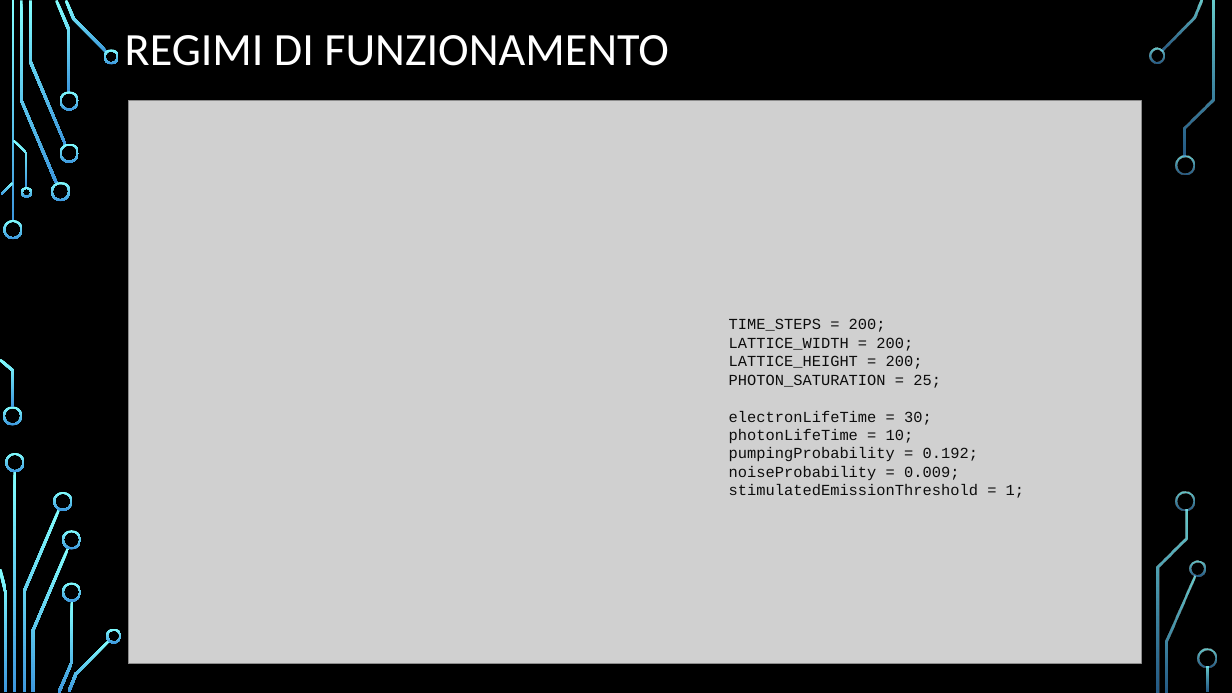
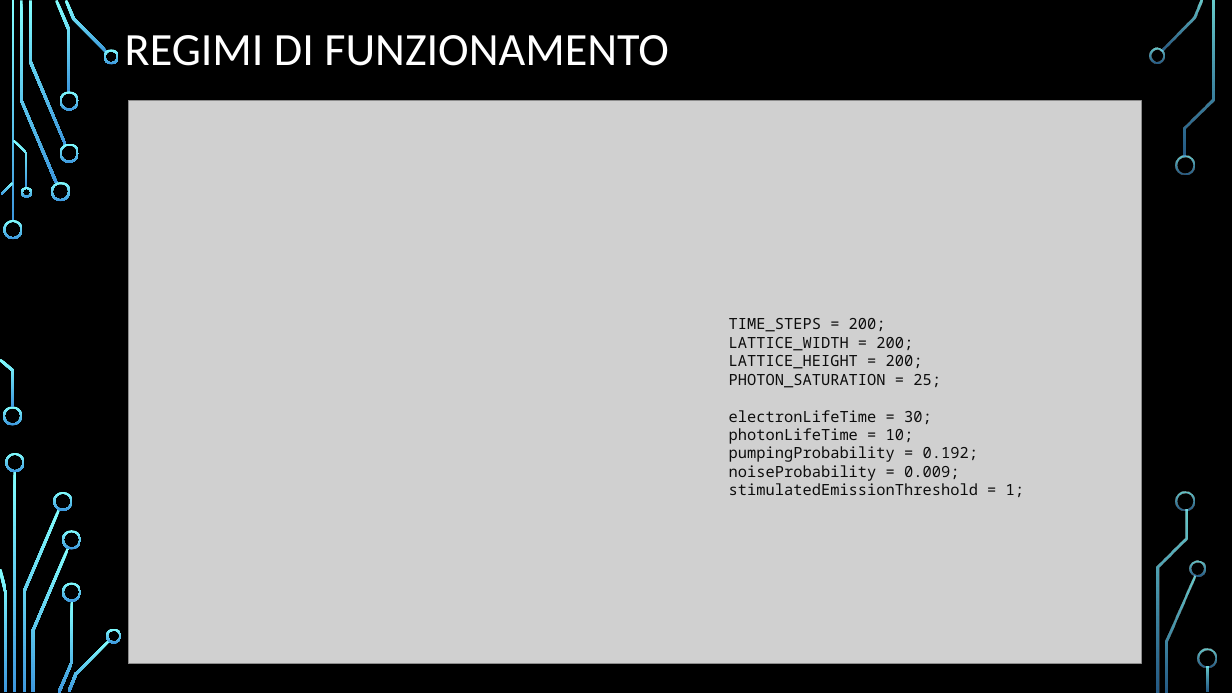
Before and after one commit to Frank01001/LASER-Dynamics-Simulation, a slide deck: slide 7 of Presentation/Presentazione Dispositivi.pptx. Drawn at 1232x693 pixels with LibreOffice and Linux fonts; fonts in the diff are those of the drawing; grey boxes stand for pictures; background and template pictures are left out. Boxes give left, top, right and bottom in pixels: in the first picture for what was removed or moved away, otherwise in the second. Text is boxed around its words. In the diff, an @@ line names an element or a change of style, - is before the commit and + after.

```diff
--- a/Presentation/Presentazione Dispositivi.pptx
+++ b/Presentation/Presentazione Dispositivi.pptx
@@ text "TIME_STEPS = 200;" at box(729, 318, 1024, 497): font Courier New to Noto Sans Mono @@
```
Also in this commit, not shown: 3 other slides changed, 2 other files.
